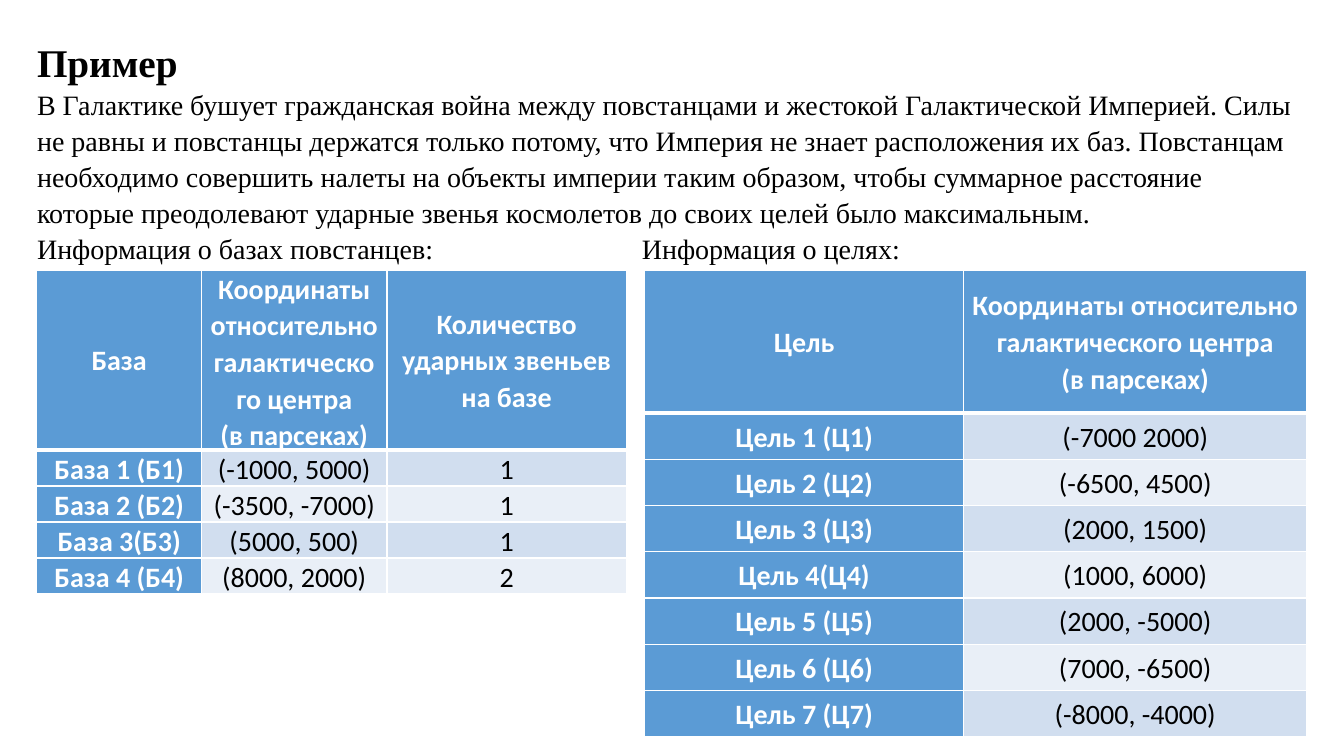
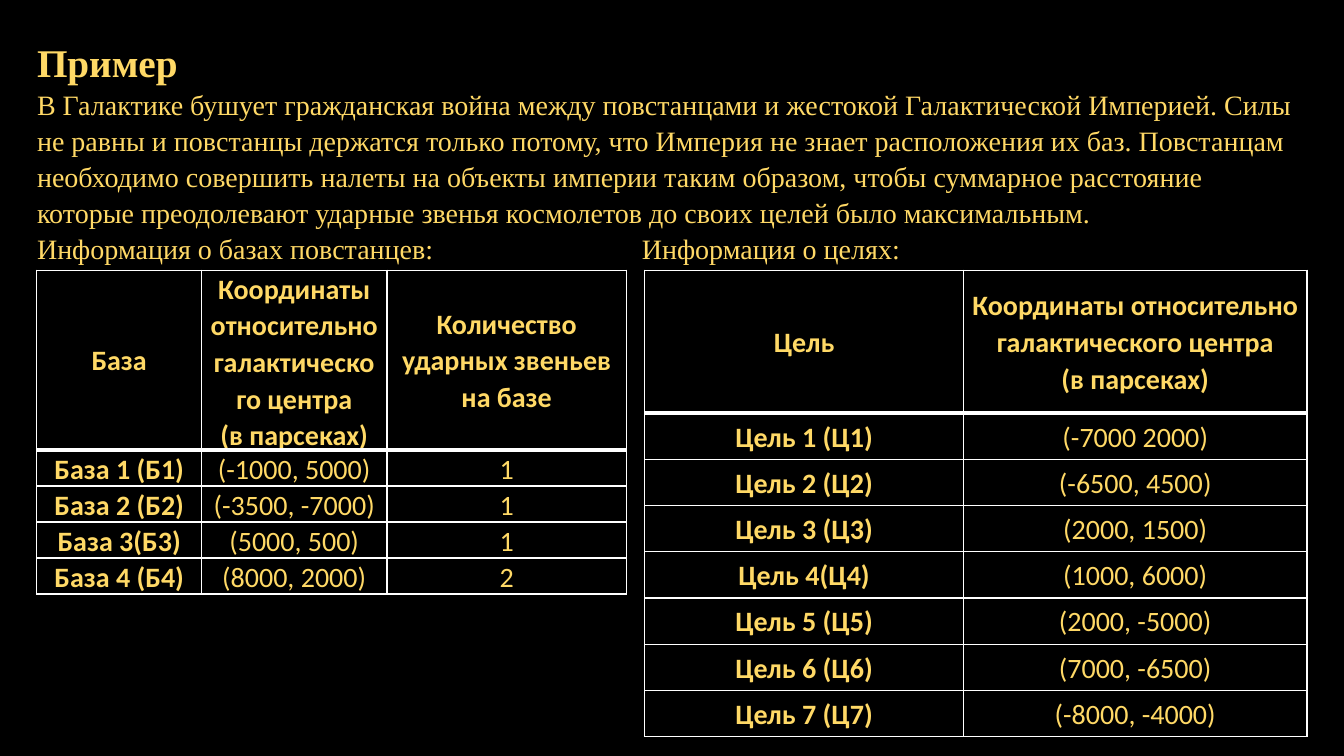
Before and after one commit to solovenko-v/study, a slide deck: slide 5 of Optimization Methods/Презентация Задача о назначениях.pptx. Drawn at 1344x756 pixels with LibreOffice and Linux fonts; fonts in the diff are those of the drawing; background and template pictures are left out. Boxes give left, top, right and bottom in pixels: in the first picture for what was removed or moved away, otherwise in the second. Text is boxed around its words. In the diff, an @@ line names an element or a change of style, - is before the commit and + after.

```diff
--- a/Optimization Methods/Презентация Задача о назначениях.pptx
+++ b/Optimization Methods/Презентация Задача о назначениях.pptx
@@ background #FFFFFF to picture (left out) @@
@@ text "Пример" at <box>37,51,1290,264</box>: text colour #000000 to #FFD966 @@
@@ table at <box>37,270,627,595</box> @@
@@ fill #5B9BD5 to none in 7 cells @@
@@ fill #D2DEEF to none in 4 cells @@
@@ fill #EAEFF7 to none in 4 cells @@
@@ text colour #FFFFFF to #FFD966 in "База", "Координаты относительно галактического центра (в парсеках)", "Количество ударных звеньев на базе", "База 1 (Б1)" and 3 more places @@
@@ text colour #000000 to #FFD966 in "(-1000, 5000)", "1", "(-3500, -7000)", "1" and 4 more places @@
@@ table at <box>645,270,1308,737</box> @@
@@ fill #5B9BD5 to none in 9 cells @@
@@ fill #D2DEEF to none in 4 cells @@
@@ fill #EAEFF7 to none in 3 cells @@
@@ text colour #FFFFFF to #FFD966 in "Цель", "Координаты относительно галактического центра (в парсеках)", "Цель 1 (Ц1)", "Цель 2 (Ц2)" and 5 more places @@
@@ text colour #000000 to #FFD966 in "(-7000 2000)", "(-6500, 4500)", "(2000, 1500)", "(1000, 6000)" and 3 more places @@
```
Also in this commit, not shown: 8 other slides changed, 2 slides added, 2 slides removed, 1 other file.
